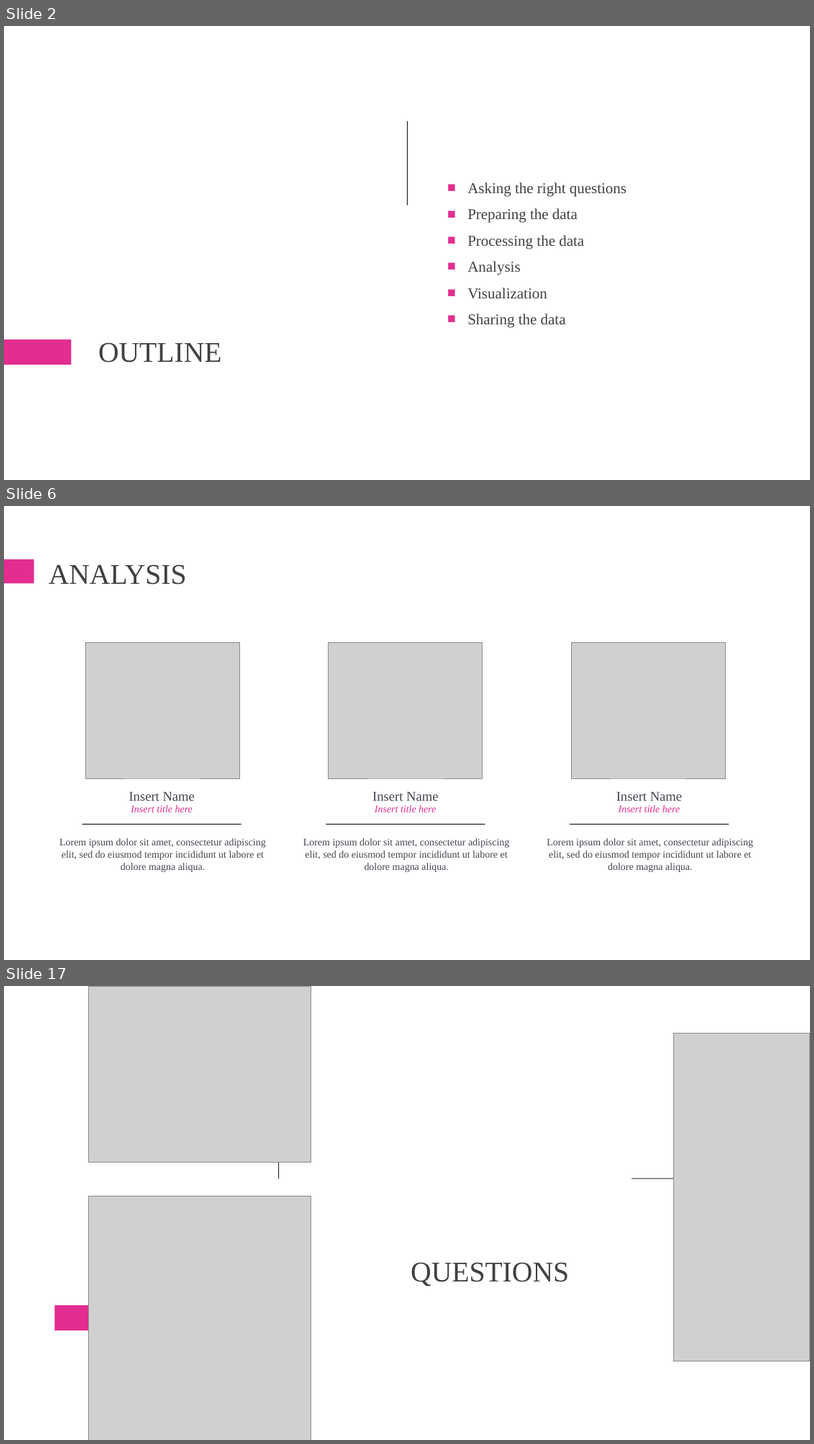
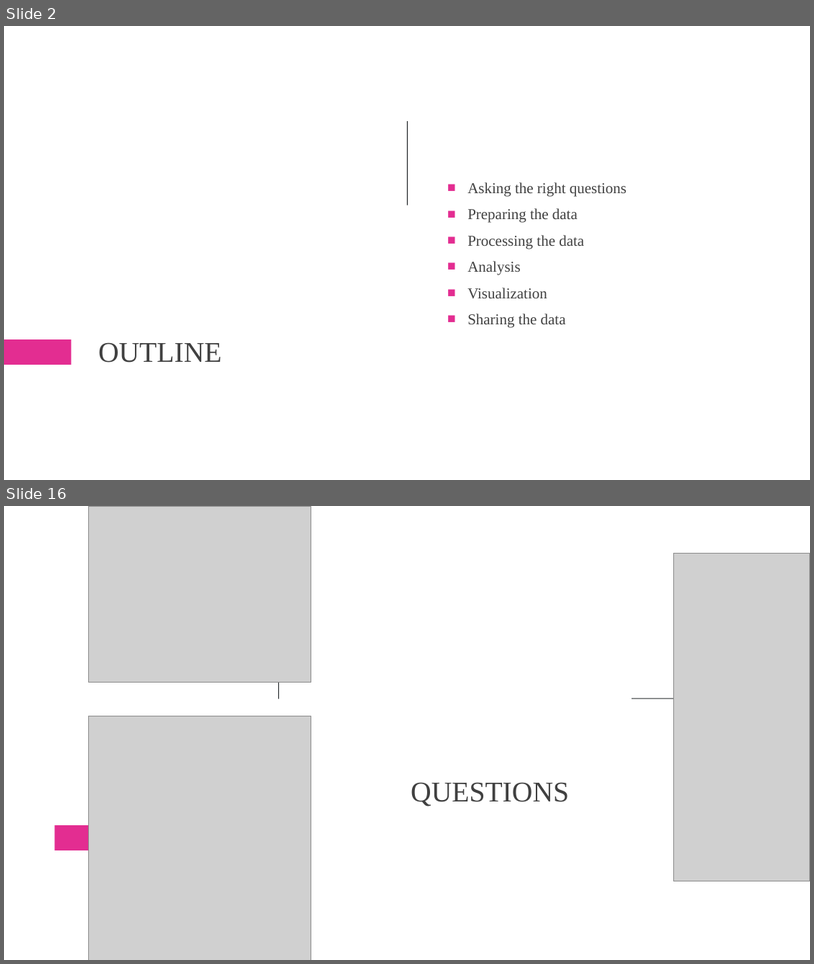
Before and after one commit to MuhammadOwais766/Google_Case_Study, a slide deck: Case_Study_Presentation.pptx. Shown one above the other, each under a label of ours: slides 2, 6 and 17 before the commit, slides 2 and 16 after it; the slides between them are not shown. The pictures are 814x1444 and 814x964 pixels, drawn with LibreOffice and Linux fonts; fonts in the diff are those of the drawing; grey boxes stand for pictures. Boxes give left, top, right and bottom in pixels: in the first picture for what was removed or moved away, otherwise in the second. Text is boxed around its words. In the diff, an @@ line names an element or a change of style, - is before the commit and + after.

```diff
--- a/Case_Study_Presentation.pptx
+++ b/Case_Study_Presentation.pptx
@@ slide 6 removed at [4,506,810,960], background #FFFFFF @@
@@ rectangle removed at [4,559,34,584] @@
@@ title removed at [49,564,187,584] @@
-ANALYSIS
@@ picture removed at [85,643,240,778] @@
@@ picture removed at [329,643,483,778] @@
@@ picture removed at [571,643,725,778] @@
@@ text removed at [129,792,195,800] @@
-Insert Name
@@ text removed at [131,805,193,812] @@
-Insert title here
@@ text removed at [373,792,438,800] @@
-Insert Name
@@ text removed at [375,805,436,812] @@
-Insert title here
@@ text removed at [617,792,682,800] @@
-Insert Name
@@ text removed at [619,805,680,812] @@
-Insert title here
@@ line removed from (82, 824) to (241, 824) @@
@@ line removed from (327, 824) to (485, 824) @@
@@ line removed from (570, 824) to (729, 824) @@
@@ text removed at [59,838,265,872] @@
-Lorem ipsum dolor sit amet, consectetur adipiscing elit, sed do eiusmod tempor incididunt ut labore et dolore magna aliqua.
@@ text removed at [304,838,509,872] @@
-Lorem ipsum dolor sit amet, consectetur adipiscing elit, sed do eiusmod tempor incididunt ut labore et dolore magna aliqua.
@@ text removed at [547,838,754,872] @@
-Lorem ipsum dolor sit amet, consectetur adipiscing elit, sed do eiusmod tempor incididunt ut labore et dolore magna aliqua.
@@ what was slide 17 is now slide 16 @@
```
Also in this commit, not shown: 4 slides changed, 11 slides added, 11 other slides removed, 8 other files.
